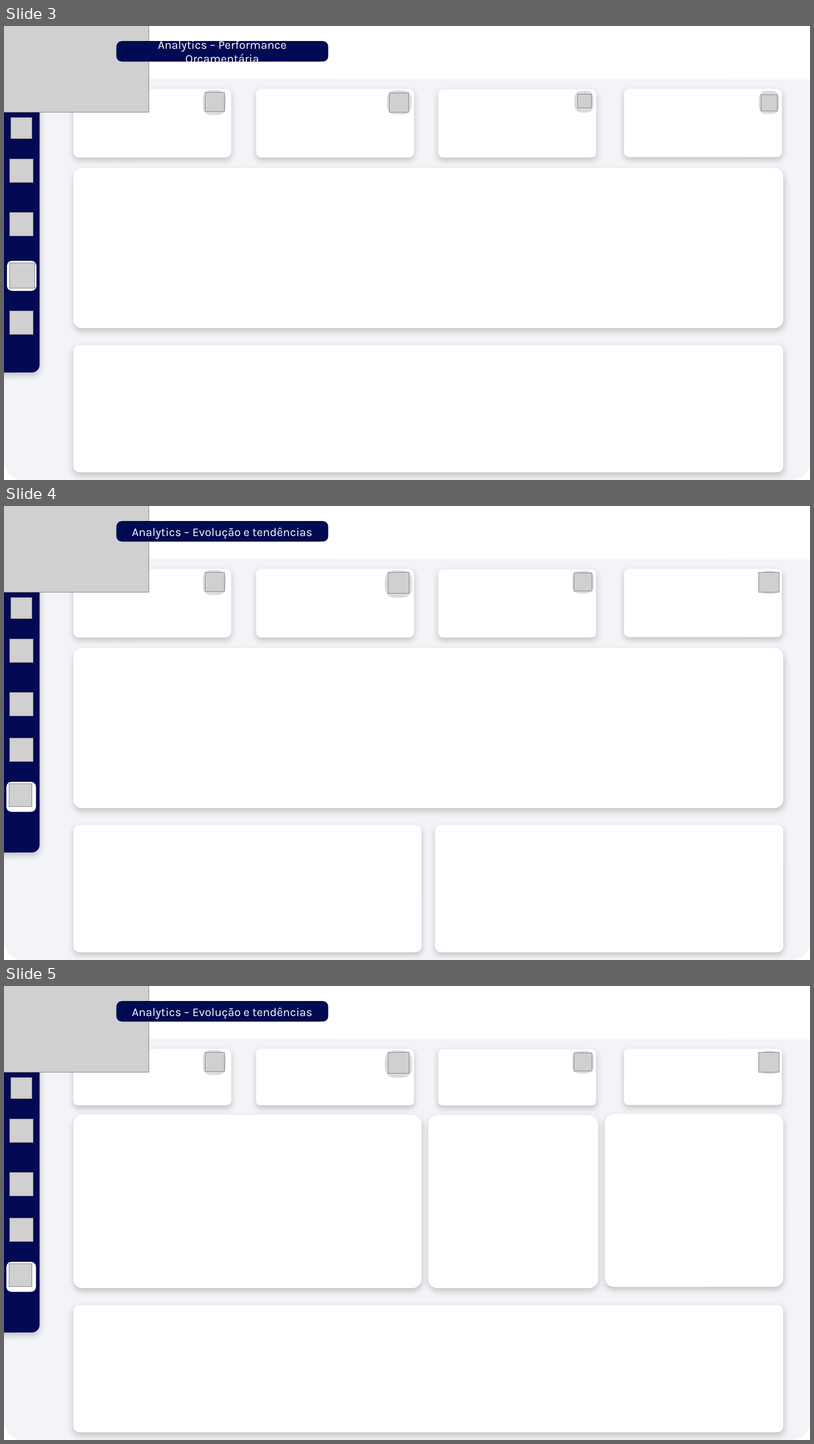
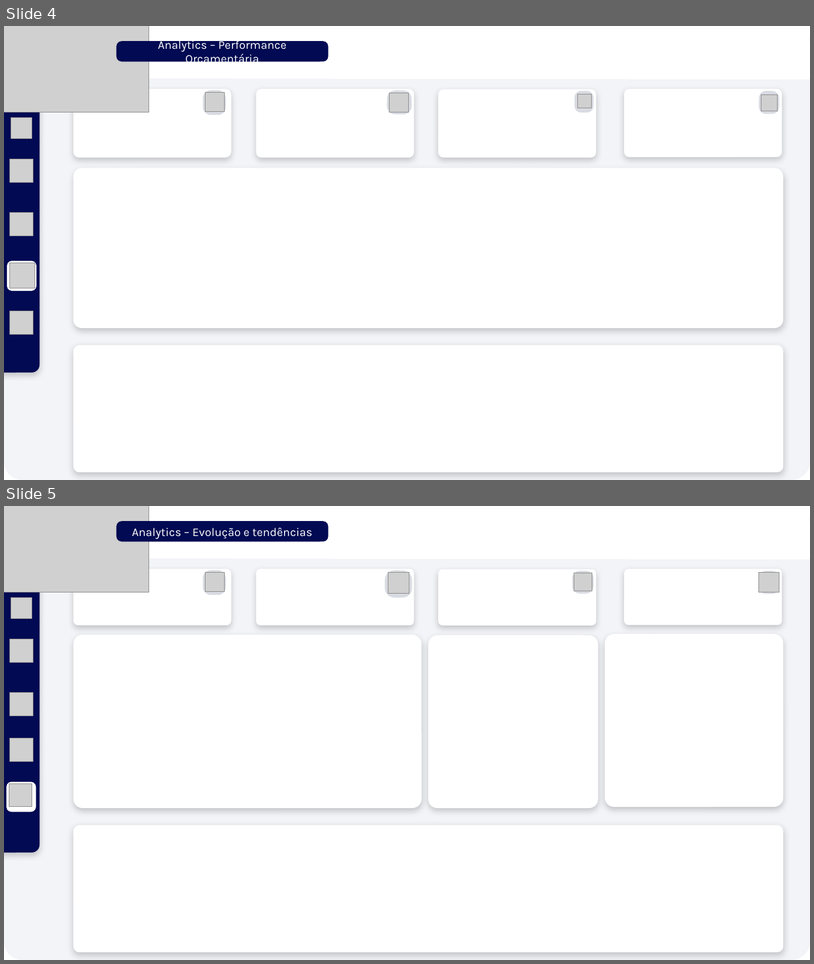
Before and after one commit to Lucas-Pires-ds/controle-orcamentario-analytics-pipeline, a slide deck: dashboards/Mockup dashboard (em construção).pptx. Shown one above the other, each under a label of ours: slides 3, 4 and 5 before the commit, slides 4 and 5 after it. The pictures are 814x1444 and 814x964 pixels, drawn with LibreOffice and Linux fonts; fonts in the diff are those of the drawing; grey boxes stand for pictures. Boxes give left, top, right and bottom in pixels: in the first picture for what was removed or moved away, otherwise in the second. Text is boxed around its words. In the diff, an @@ line names an element or a change of style, - is before the commit and + after.

```diff
--- a/dashboards/Mockup dashboard (em construção).pptx
+++ b/dashboards/Mockup dashboard (em construção).pptx
@@ slide 4 removed at (4,506,810,960), background #FFFFFF @@
@@ rounded rectangle removed at (4,506,810,960) @@
@@ freeform shape removed at (4,506,810,559) @@
@@ picture removed at (4,506,149,592) @@
@@ rounded rectangle removed at (117,521,329,541) @@
-Analytics – Evolução e tendências
@@ rounded rectangle removed at (4,565,39,852) @@
@@ rounded rectangle removed at (74,569,231,637) @@
@@ rounded rectangle removed at (203,570,226,595) @@
@@ picture removed at (205,572,224,591) @@
@@ rounded rectangle removed at (256,569,414,637) @@
@@ rounded rectangle removed at (385,570,413,597) @@
@@ picture removed at (388,573,410,594) @@
@@ rounded rectangle removed at (438,570,596,638) @@
@@ rounded rectangle removed at (573,571,594,593) @@
@@ picture removed at (575,573,593,591) @@
@@ rounded rectangle removed at (624,569,783,637) @@
@@ rounded rectangle removed at (759,571,780,594) @@
@@ picture removed at (759,572,780,592) @@
@@ picture removed at (11,597,32,619) @@
@@ picture removed at (10,639,33,662) @@
@@ rounded rectangle removed at (74,648,784,808) @@
@@ picture removed at (10,693,33,715) @@
@@ picture removed at (10,738,33,760) @@
@@ rounded rectangle removed at (6,782,36,812) @@
@@ picture removed at (9,784,32,807) @@
@@ rounded rectangle removed at (74,825,422,952) @@
@@ rounded rectangle removed at (435,825,784,952) @@
@@ what was slide 3 is now slide 4 @@
```
Also in this commit, not shown: 1 slide added, 7 other files.
